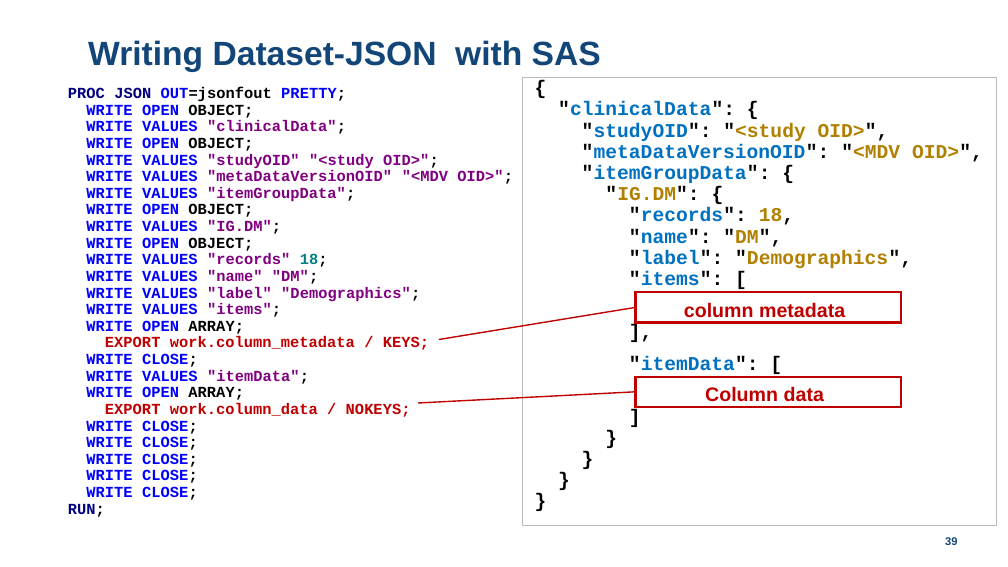
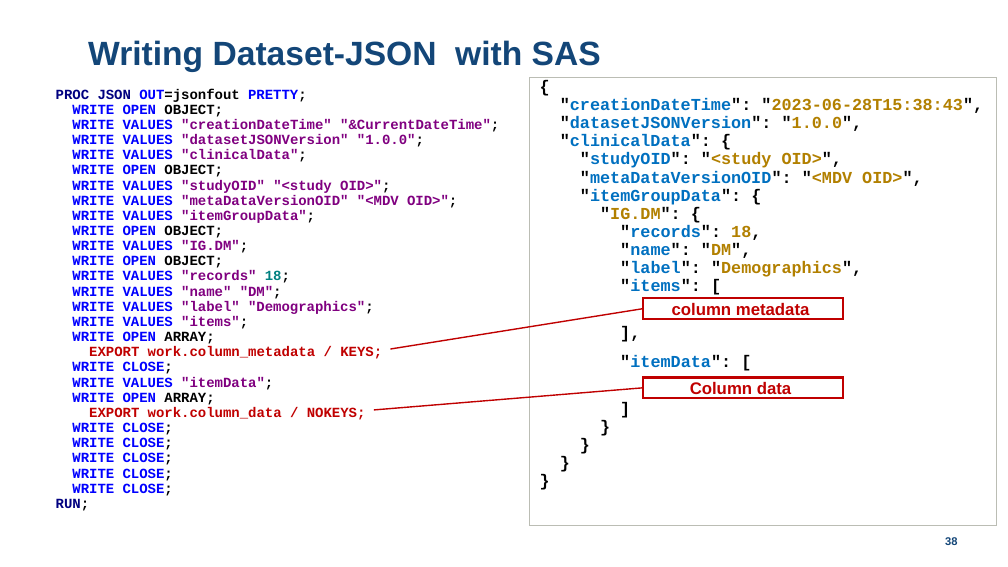
Before and after one commit to lexjansen/dataset-json-sas, a slide deck: slide 38 of doc/Dataset-JSON-SAS-implementation.pptx (slide 39 before the commit). Drawn at 1008x567 pixels with LibreOffice and Linux fonts; fonts in the diff are those of the drawing; background and template pictures are left out. Boxes give left, top, right and bottom in pixels: in the first picture for what was removed or moved away, otherwise in the second. Text is boxed around its words. In the diff, an @@ line names an element or a change of style, - is before the commit and + after.

```diff
--- a/doc/Dataset-JSON-SAS-implementation.pptx
+++ b/doc/Dataset-JSON-SAS-implementation.pptx
@@ text at bbox=[56, 88, 499, 511]: text changed; size 11 to 10 pt @@
-PROC JSON OUT=jsonfout PRETTY;
-WRITE OPEN OBJECT;
-WRITE VALUES "clinicalData";
-WRITE OPEN OBJECT;
-WRITE VALUES "studyOID" "<study OID>";
-WRITE VALUES "metaDataVersionOID" "<MDV OID>";
-WRITE VALUES "itemGroupData";
-WRITE OPEN OBJECT;
-WRITE VALUES "IG.DM";
-WRITE OPEN OBJECT;
-WRITE VALUES "records" 18;
-WRITE VALUES "name" "DM";
-WRITE VALUES "label" "Demographics";
-WRITE VALUES "items";
-WRITE OPEN ARRAY;
-EXPORT work.column_metadata / KEYS;
-WRITE CLOSE;
-WRITE VALUES "itemData";
-WRITE OPEN ARRAY;
-EXPORT work.column_data / NOKEYS;
-WRITE CLOSE;
-WRITE CLOSE;
-WRITE CLOSE;
-WRITE CLOSE;
-WRITE CLOSE;
-RUN;
+PROC JSON OUT=jsonfout PRETTY;
+WRITE OPEN OBJECT;
+WRITE VALUES "creationDateTime" "&CurrentDateTime";
+WRITE VALUES "datasetJSONVersion" "1.0.0";
+WRITE VALUES "clinicalData";
+WRITE OPEN OBJECT;
+WRITE VALUES "studyOID" "<study OID>";
+WRITE VALUES "metaDataVersionOID" "<MDV OID>";
+WRITE VALUES "itemGroupData";
+WRITE OPEN OBJECT;
+WRITE VALUES "IG.DM";
+WRITE OPEN OBJECT;
+WRITE VALUES "records" 18;
+WRITE VALUES "name" "DM";
+WRITE VALUES "label" "Demographics";
+WRITE VALUES "items";
+WRITE OPEN ARRAY;
+EXPORT work.column_metadata / KEYS;
+WRITE CLOSE;
+WRITE VALUES "itemData";
+WRITE OPEN ARRAY;
+EXPORT work.column_data / NOKEYS;
+WRITE CLOSE;
+WRITE CLOSE;
+WRITE CLOSE;
+WRITE CLOSE;
+WRITE CLOSE;
+RUN;
@@ rectangle "{ "creationDateTime": "2023-06-28T15:38:43", "datasetJSONVer ...": place and size @@
-rectangle "{ "creationDateTime": "2023-06-28T15:38:43", "datasetJSONVer ..." at bbox=[523, 78, 997, 525]
+rectangle "{ "creationDateTime": "2023-06-28T15:38:43", "datasetJSONVer ..." at bbox=[529, 78, 997, 525]
@@ text in rectangle at bbox=[560, 98, 983, 291]: text changed; size 14 to 12 pt @@
-{
-"clinicalData": {
-"studyOID": "<study OID>",
-"metaDataVersionOID": "<MDV OID>",
-"itemGroupData": {
-"IG.DM": {
-"records": 18,
-"name": "DM",
-"label": "Demographics",
-"items": [
+{
+"creationDateTime": "2023-06-28T15:38:43",
+"datasetJSONVersion": "1.0.0",
+"clinicalData": {
+"studyOID": "<study OID>",
+"metaDataVersionOID": "<MDV OID>",
+"itemGroupData": {
+"IG.DM": {
+"records": 18,
+"name": "DM",
+"label": "Demographics",
+"items": [
@@ rectangle "column metadata": place and size @@
-rectangle "column metadata" at bbox=[635, 292, 900, 323]
+rectangle "column metadata" at bbox=[643, 298, 844, 319]
@@ rectangle "column metadata" at bbox=[643, 298, 844, 319]: size 14 to 12 pt @@
@@ line moved from (438, 340) - (635, 307) to (390, 349) - (643, 308) @@
@@ text in rectangle at bbox=[620, 354, 731, 367]: size 14 to 12 pt in "],", ""itemData": [", "] } } } }" @@
@@ line moved from (418, 403) - (635, 392) to (374, 410) - (643, 388) @@
@@ rectangle "Column data" at bbox=[643, 378, 844, 398]: size 14 to 12 pt @@
@@ rectangle "Column data": place and size @@
-rectangle "Column data" at bbox=[635, 377, 900, 407]
+rectangle "Column data" at bbox=[643, 378, 844, 398]
@@ page number at bbox=[945, 536, 957, 547]: text changed @@
-39
+38
```
Also in this commit, not shown: 10 other slides changed, 1 slide removed, 2 other files.
